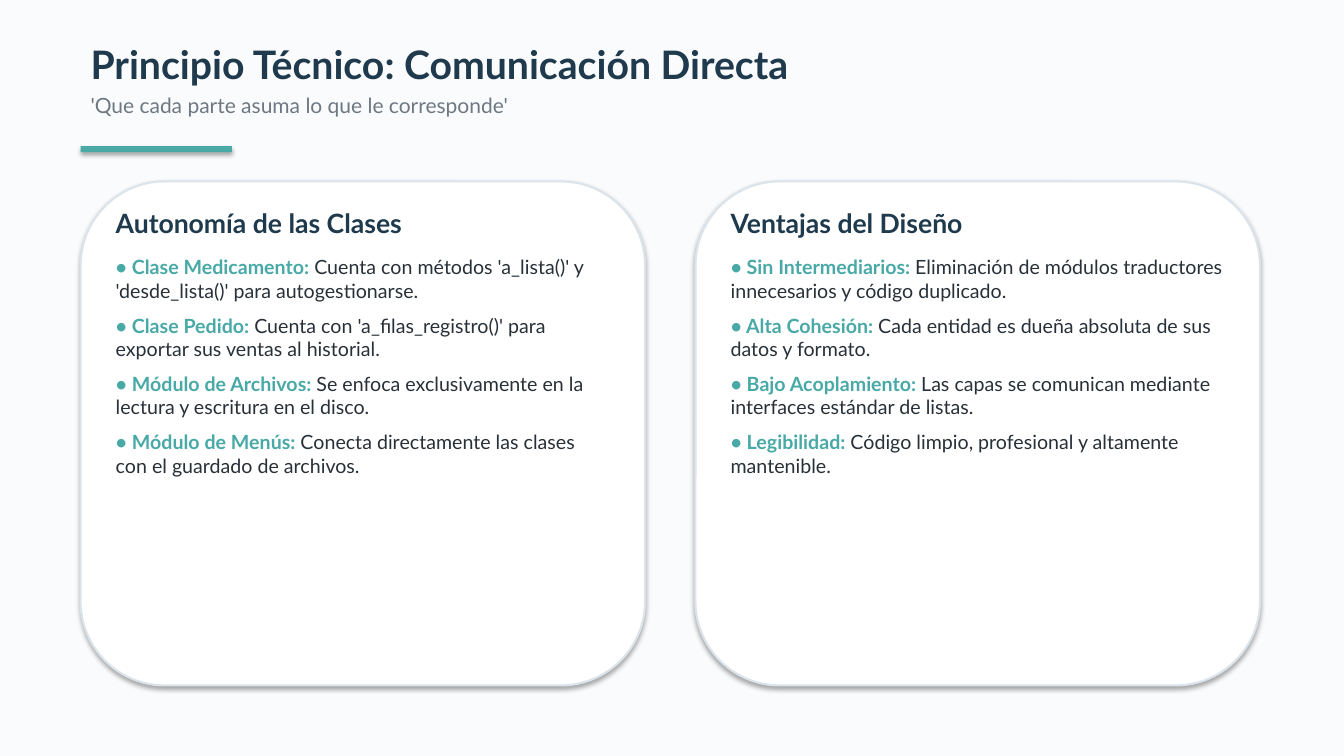
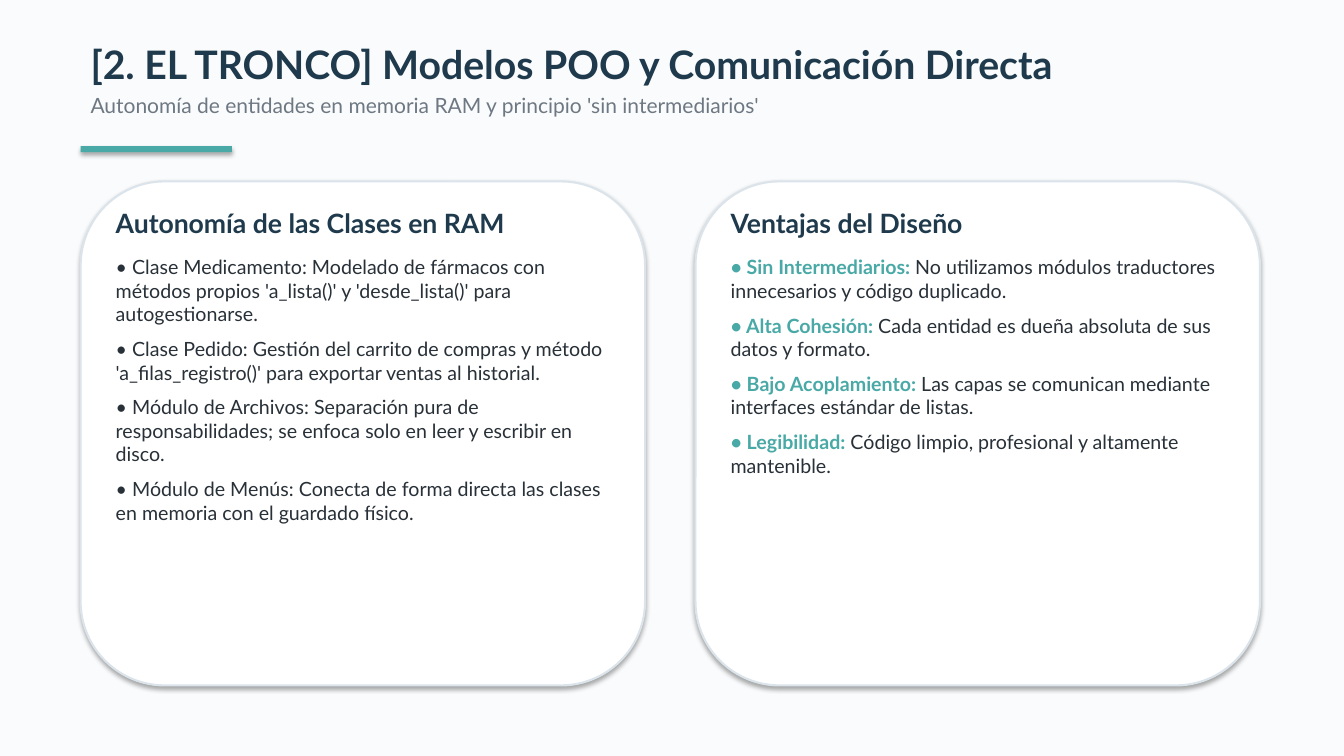
Before and after one commit to JBalladaresM2/componente-practico-2, a slide deck: slide 6 of Presentacion.pptx (slide 7 before the commit). Drawn at 1344x756 pixels with LibreOffice and Linux fonts; fonts in the diff are those of the drawing. Boxes give left, top, right and bottom in pixels: in the first picture for what was removed or moved away, otherwise in the second. Text is boxed around its words. In the diff, an @@ line names an element or a change of style, - is before the commit and + after.

```diff
--- a/Presentacion.pptx
+++ b/Presentacion.pptx
@@ text at box(91, 48, 1053, 117): text changed @@
-Principio Técnico: Comunicación Directa
-'Que cada parte asuma lo que le corresponde'
+[2. EL TRONCO] Modelos POO y Comunicación Directa
+Autonomía de entidades en memoria RAM y principio 'sin intermediarios'
@@ text at box(116, 213, 603, 524): text changed @@
-Autonomía de las Clases
-• Clase Medicamento: Cuenta con métodos 'a_lista()' y 'desde_lista()' para autogestionarse.
-• Clase Pedido: Cuenta con 'a_filas_registro()' para exportar sus ventas al historial.
-• Módulo de Archivos: Se enfoca exclusivamente en la lectura y escritura en el disco.
-• Módulo de Menús: Conecta directamente las clases con el guardado de archivos.
+Autonomía de las Clases en RAM
+• Clase Medicamento: Modelado de fármacos con métodos propios 'a_lista()' y 'desde_lista()' para autogestionarse.
+• Clase Pedido: Gestión del carrito de compras y método 'a_filas_registro()' para exportar ventas al historial.
+• Módulo de Archivos: Separación pura de responsabilidades; se enfoca solo en leer y escribir en disco.
+• Módulo de Menús: Conecta de forma directa las clases en memoria con el guardado físico.
@@ text at box(731, 259, 1215, 302): text changed @@
-• Sin Intermediarios: Eliminación de módulos traductores innecesarios y código duplicado.
+• Sin Intermediarios: No utilizamos módulos traductores innecesarios y código duplicado.
```
Also in this commit, not shown: 6 other slides changed, 2 slides added, 1 other file.
